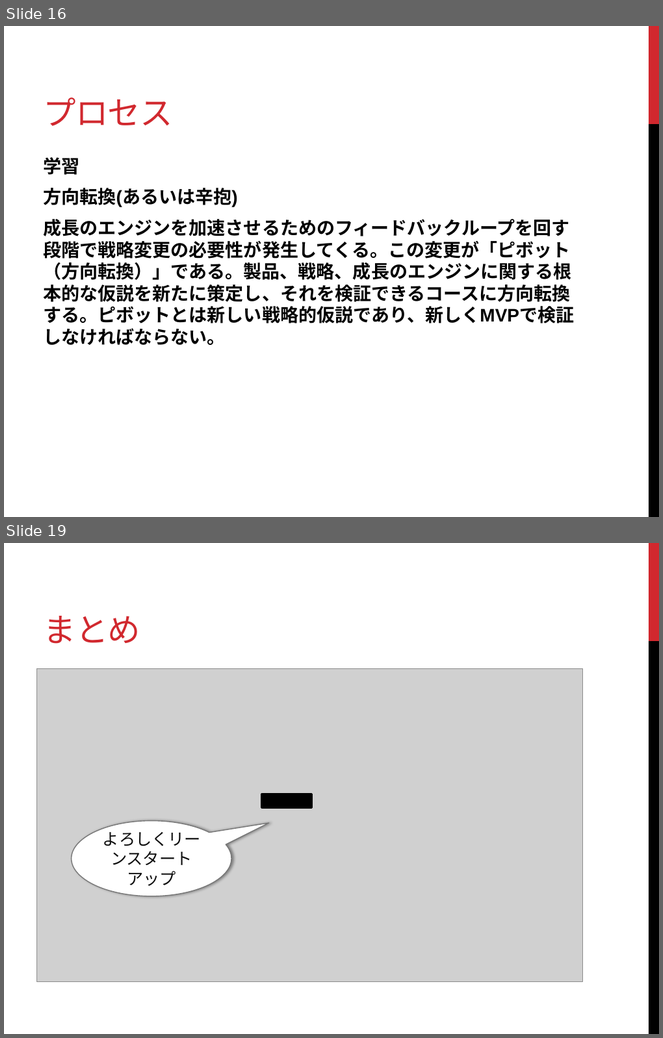
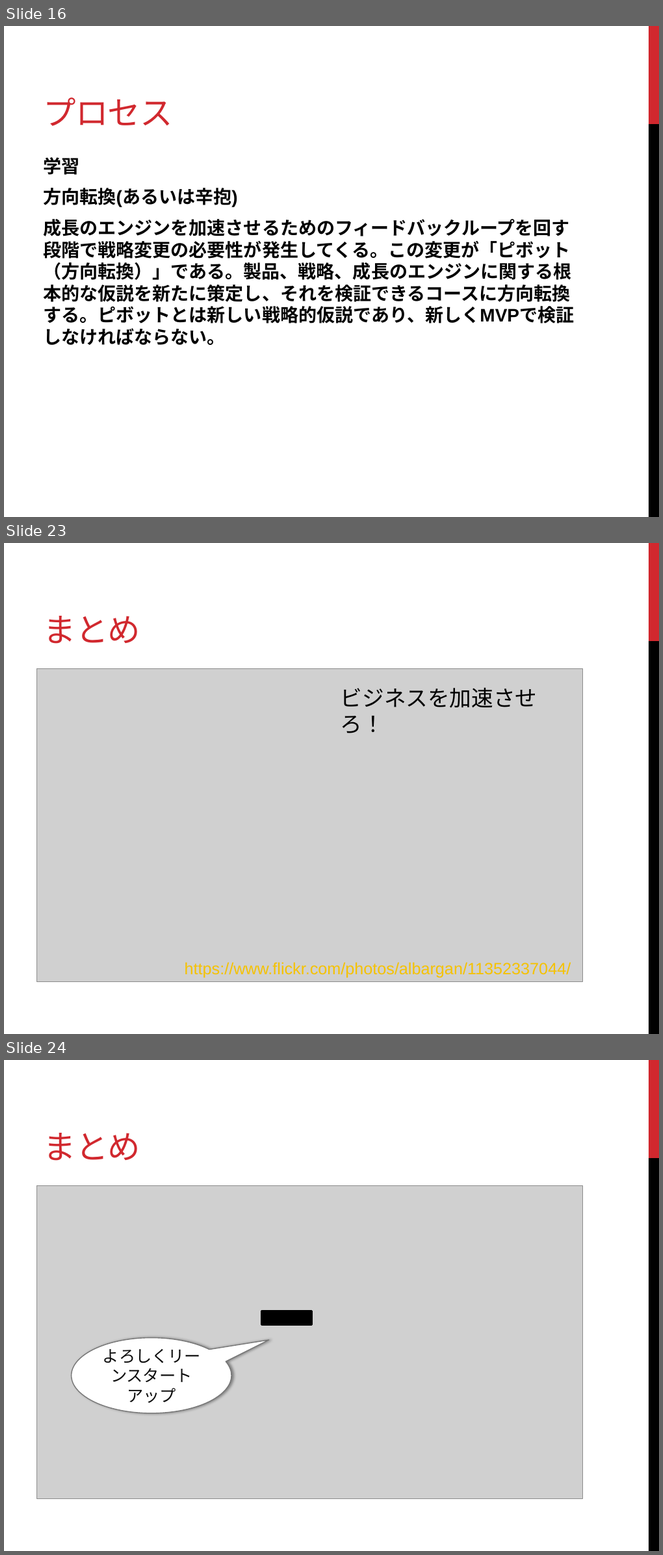
Before and after one commit to k2works/study, a slide deck: ltdd02/LT駆動開発 02 プレゼン.pptx. Shown one above the other, each under a label of ours: slides 16 and 19 before the commit, slides 16, 23 and 24 after it; the slides between them are not shown. The pictures are 663x1038 and 663x1555 pixels, drawn with LibreOffice and Linux fonts; fonts in the diff are those of the drawing; grey boxes stand for pictures. Boxes give left, top, right and bottom in pixels: in the first picture for what was removed or moved away, otherwise in the second. Text is boxed around its words. In the diff, an @@ line names an element or a change of style, - is before the commit and + after.

```diff
--- a/ltdd02/LT駆動開発 02 プレゼン.pptx
+++ b/ltdd02/LT駆動開発 02 プレゼン.pptx
@@ slide 23 added at [4,543,659,1034], background #FFFFFF; not listed: 2 template elements that a slide beside it also shows @@
@@ title added at [43,616,140,644], 36 pt, text #D1282E @@
+まとめ
@@ picture added at [36,669,582,982] @@
@@ text added at [341,687,537,708], 24 pt, text #000000 @@
+ビジネスを加速させろ！
@@ text added at [185,962,571,979], 18 pt, text #F5C201 @@
+https://www.flickr.com/photos/albargan/11352337044/
@@ what was slide 19 is now slide 24 @@
```
Also in this commit, not shown: 6 slides changed, 4 other slides added, 9 other files.
